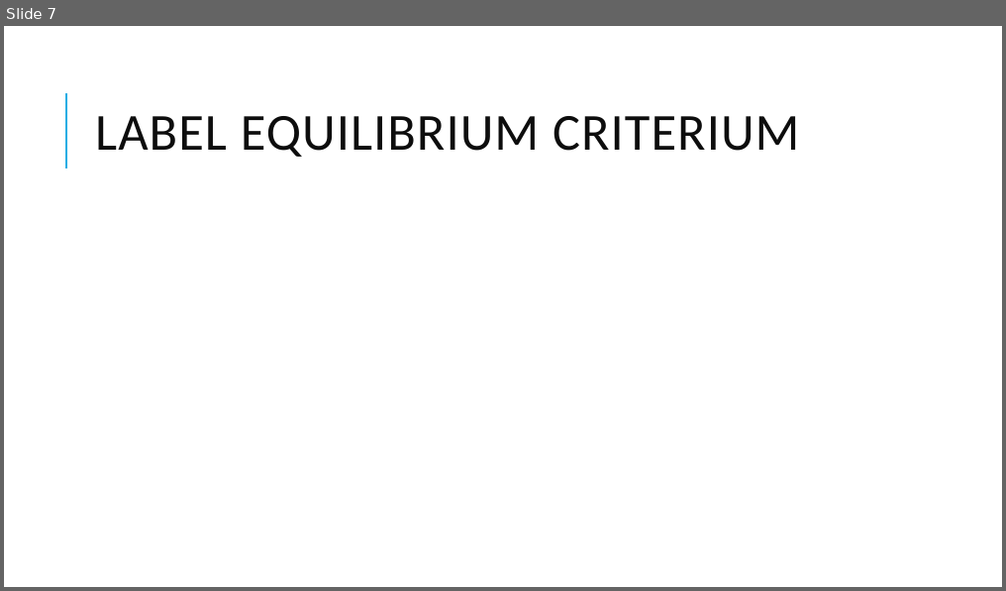
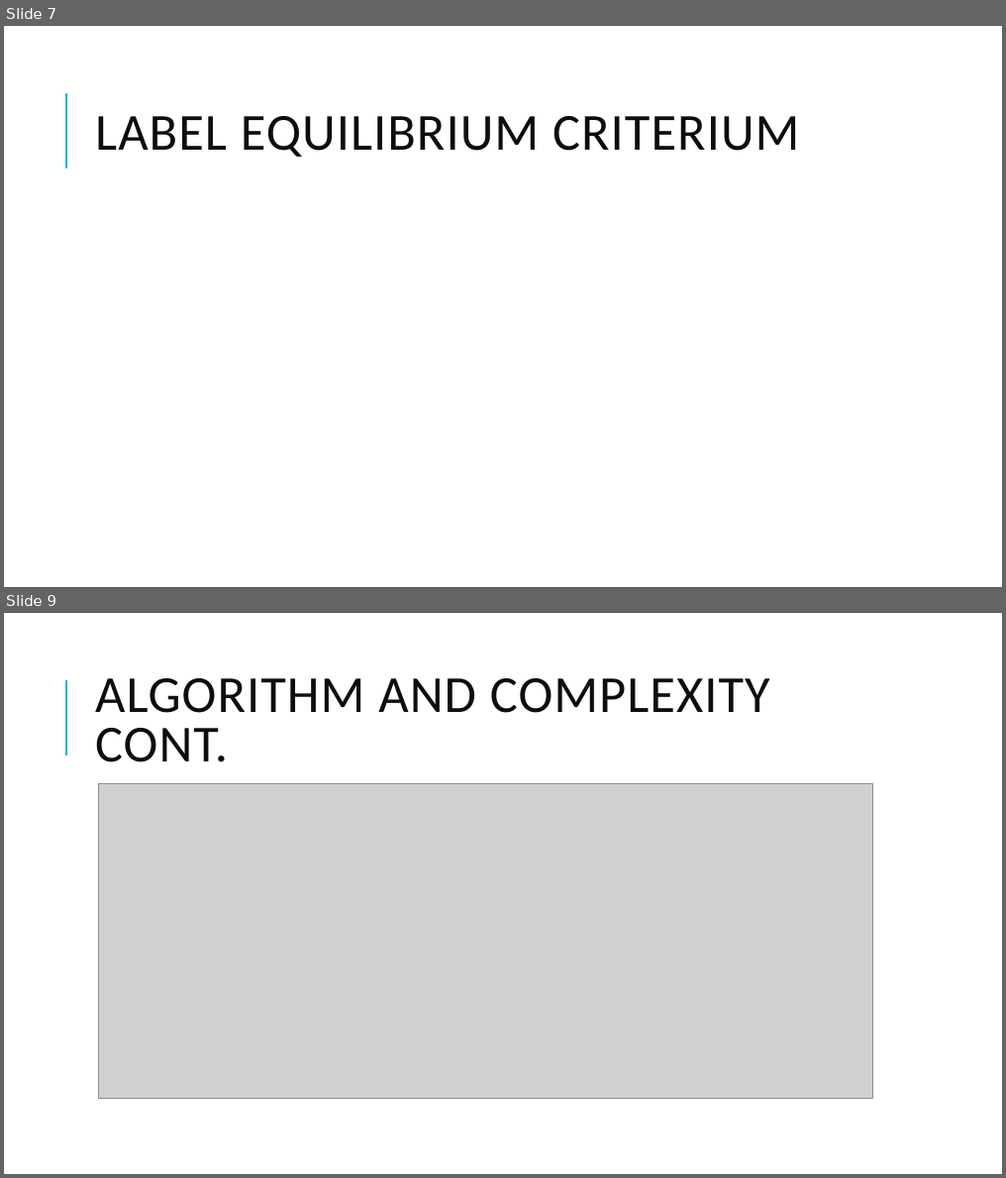
Before and after one commit to ThePolarizationOfInformationOnTheWeb/Resources, a slide deck: LabelPropagationSlides.pptx. Shown one above the other, each under a label of ours: slide 7 before the commit, slides 7 and 9 after it; the slides between them are not shown. The pictures are 1006x591 and 1006x1178 pixels, drawn with LibreOffice and Linux fonts; fonts in the diff are those of the drawing; grey boxes stand for pictures. Boxes give left, top, right and bottom in pixels: in the first picture for what was removed or moved away, otherwise in the second. Text is boxed around its words. In the diff, an @@ line names an element or a change of style, - is before the commit and + after.

```diff
--- a/LabelPropagationSlides.pptx
+++ b/LabelPropagationSlides.pptx
@@ slide 9 added at (x1=4, y1=613, x2=1002, y2=1174), background #FFFFFF; not listed: 1 template element that a slide beside it also shows @@
@@ title added at (x1=95, y1=678, x2=770, y2=762), 50 pt, text #0D0D0D @@
+ALGORITHM AND COMPLEXITY CONT.
@@ picture added at (x1=99, y1=783, x2=872, y2=1098) @@
```
Also in this commit, not shown: 9 other slides added, 2 other files.
